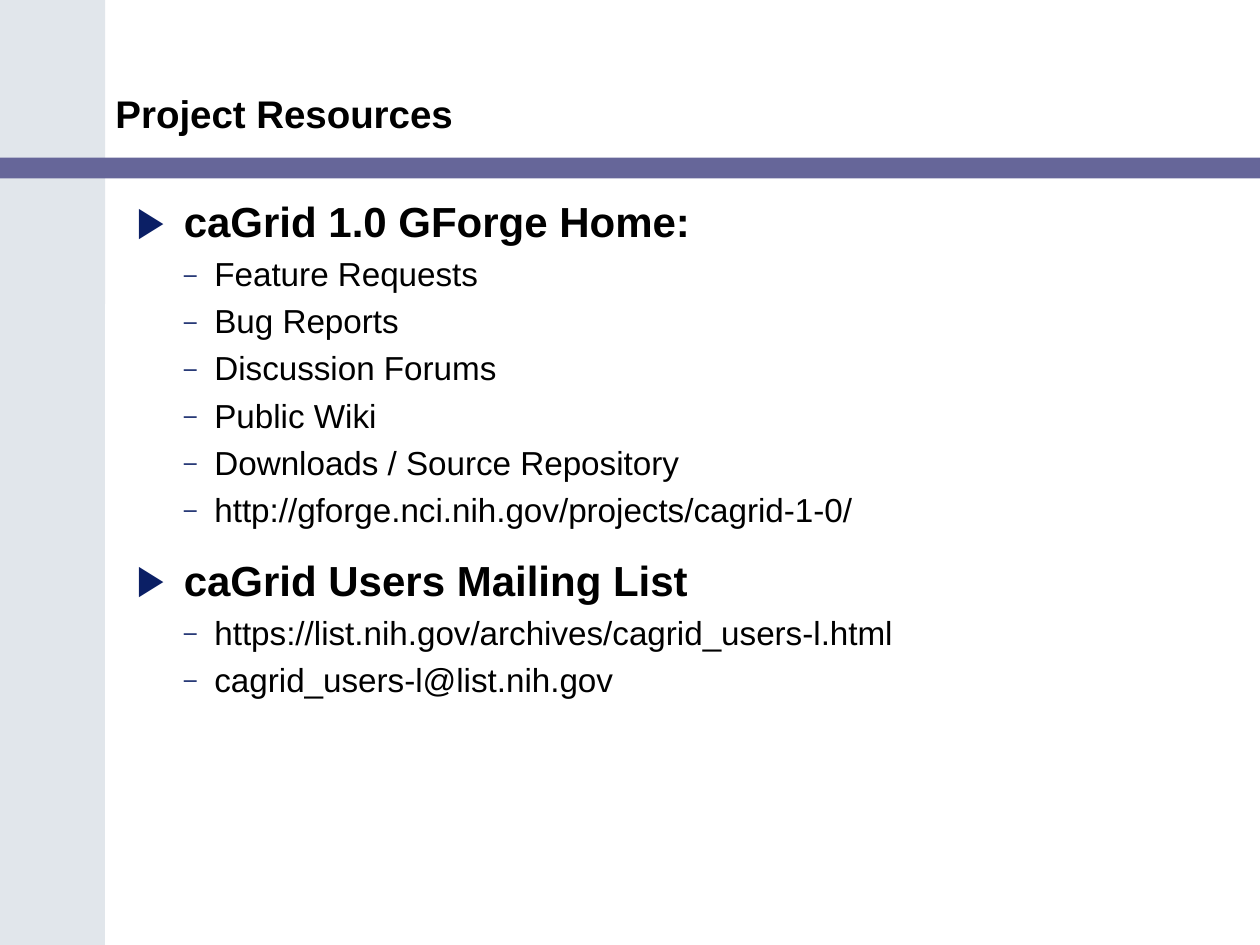
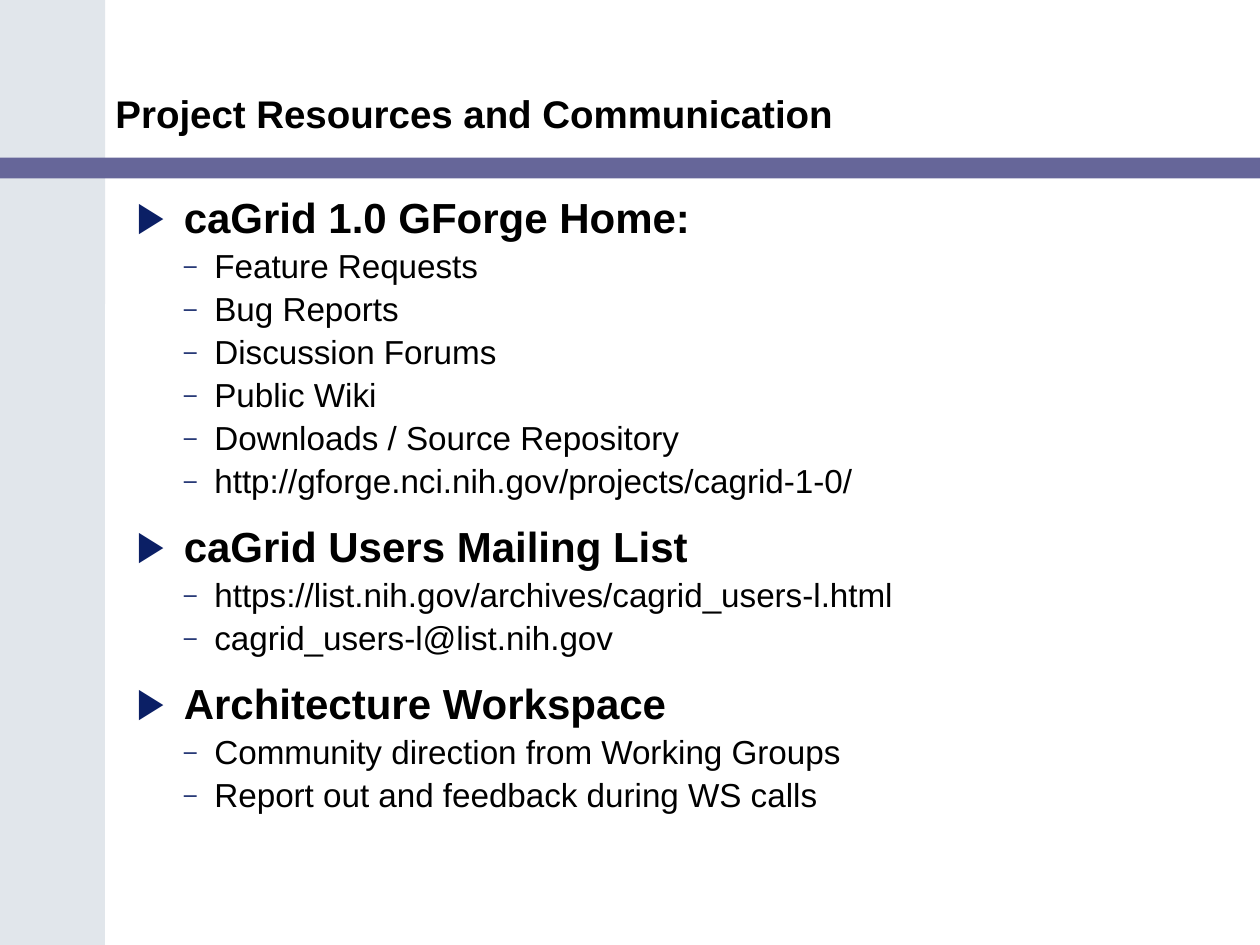
Before and after one commit to NCIP/cagrid-portal, a slide deck: slide 5 of cagrid-1-0/Documentation/presentations/200602_VCDE_ARCH/caGrid_Update_Arch_VCDE_Feb1.ppt. Drawn at 1260x945 pixels with LibreOffice and Linux fonts; fonts in the diff are those of the drawing; background and template pictures are left out. Boxes give left, top, right and bottom in pixels: in the first picture for what was removed or moved away, otherwise in the second. Text is boxed around its words. In the diff, an @@ line names an element or a change of style, - is before the commit and + after.

```diff
--- a/cagrid-1-0/Documentation/presentations/200602_VCDE_ARCH/caGrid_Update_Arch_VCDE_Feb1.ppt
+++ b/cagrid-1-0/Documentation/presentations/200602_VCDE_ARCH/caGrid_Update_Arch_VCDE_Feb1.ppt
@@ title at (115,100,832,135): text changed @@
-Project Resources
+Project Resources and Communication
@@ text at (184,202,892,657): line spacing 0.95 to 0.85 @@
@@ text at (184,688,841,814): paragraphs added @@
+▶ Architecture Workspace
+  – Community direction from Working Groups
+  – Report out and feedback during WS calls
```
Also in this commit, not shown: 5 other slides changed.
